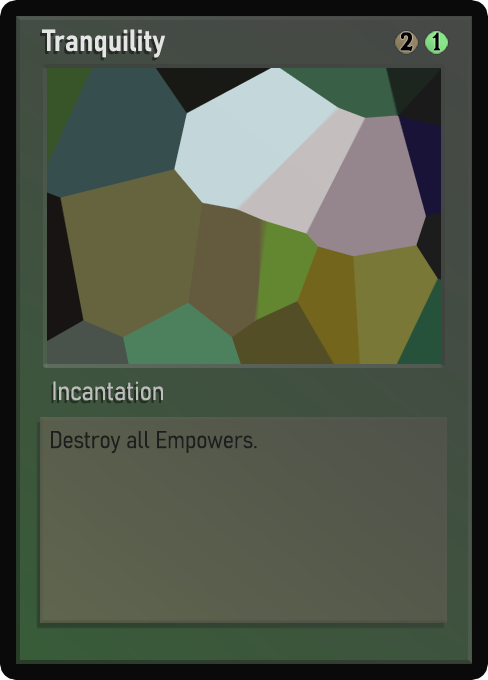
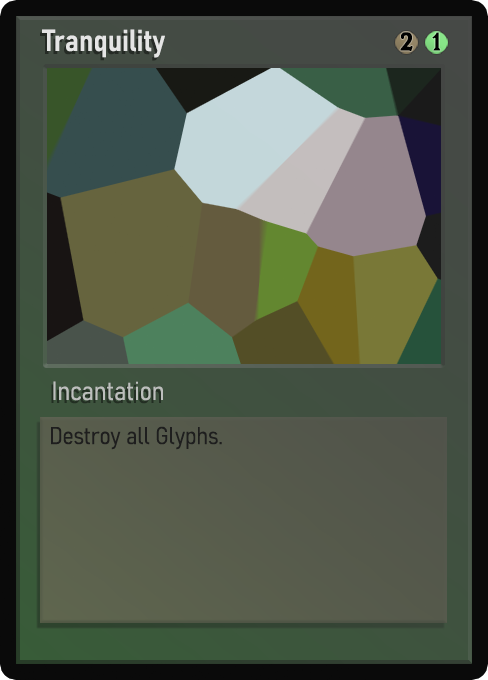
The second 488 x 680 image is a revision of the first. Changes to its layers:
painted on "Desc_norm" over [51, 426, 257, 454]
